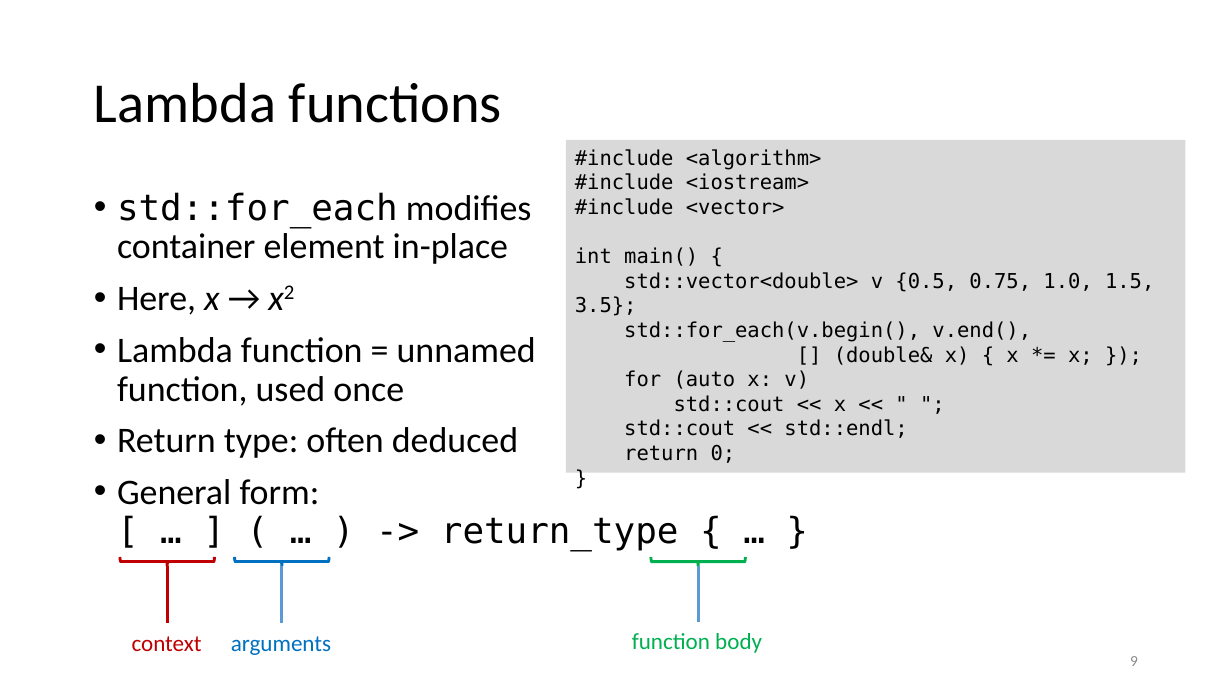
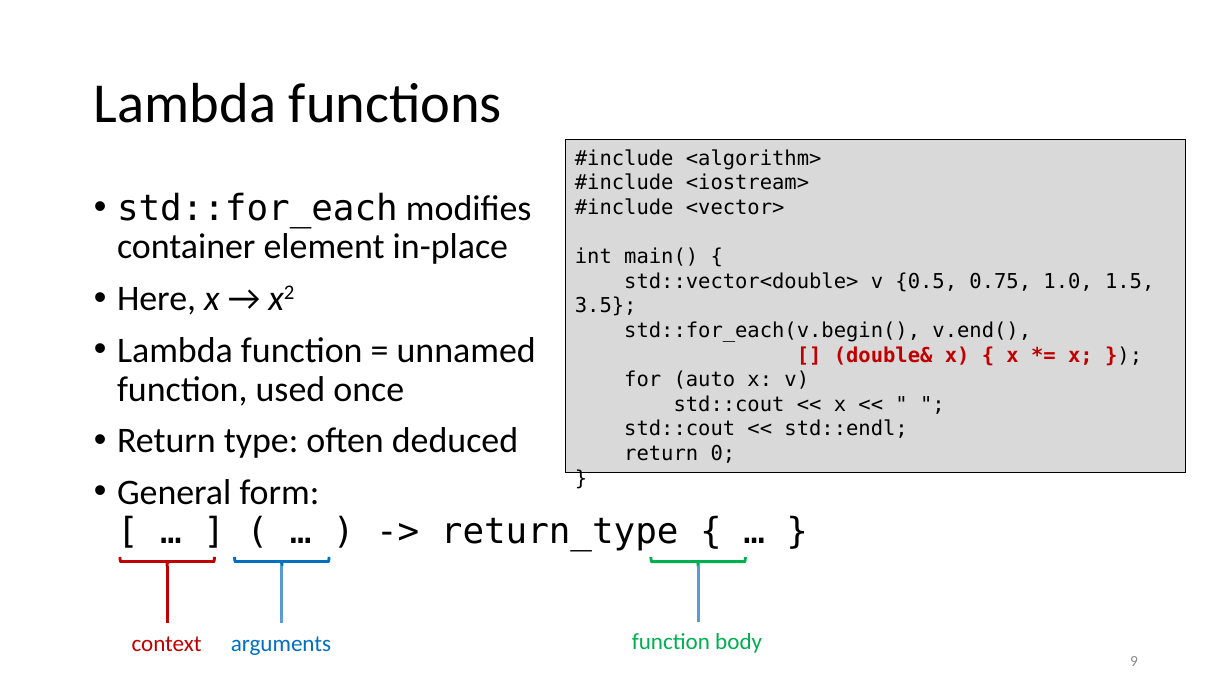
Before and after one commit to gjbex/training-material, a slide deck: slide 9 of CPlusPlus/Tbb/tbb.pptx. Drawn at 1232x693 pixels with LibreOffice and Linux fonts; fonts in the diff are those of the drawing. Boxes give left, top, right and bottom in pixels: in the first picture for what was removed or moved away, otherwise in the second. Text is boxed around its words. In the diff, an @@ line names an element or a change of style, - is before the commit and + after.

```diff
--- a/CPlusPlus/Tbb/tbb.pptx
+++ b/CPlusPlus/Tbb/tbb.pptx
@@ rectangle "#include <algorithm>" at (x1=566, y1=140, x2=1186, y2=473): outline none to #000000 0.75 pt @@
@@ text in rectangle at (x1=834, y1=346, x2=1093, y2=365): text colour #000000 to #C00000, bold on in "[] (double& x) { x *= x; ..." @@
```
Also in this commit, not shown: 5 other slides changed, 3 slides added.
